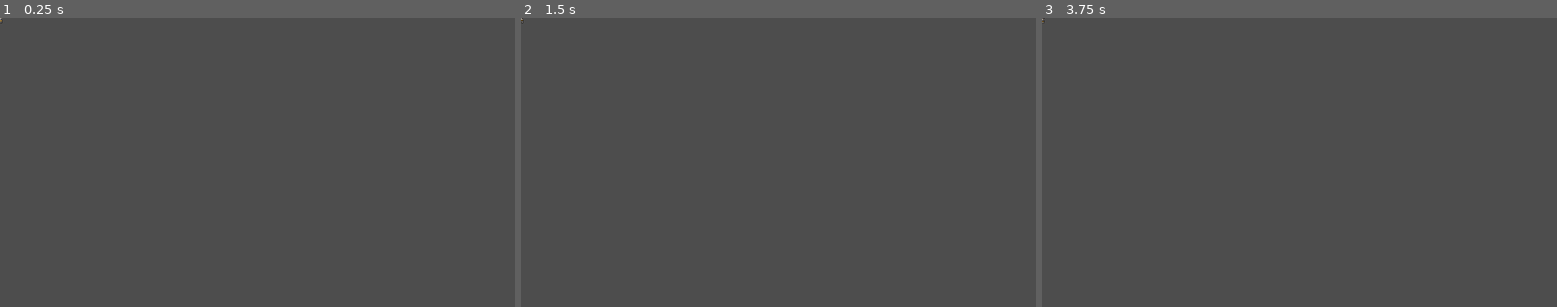
Above: before the commit, frames 1-3 (left to right).
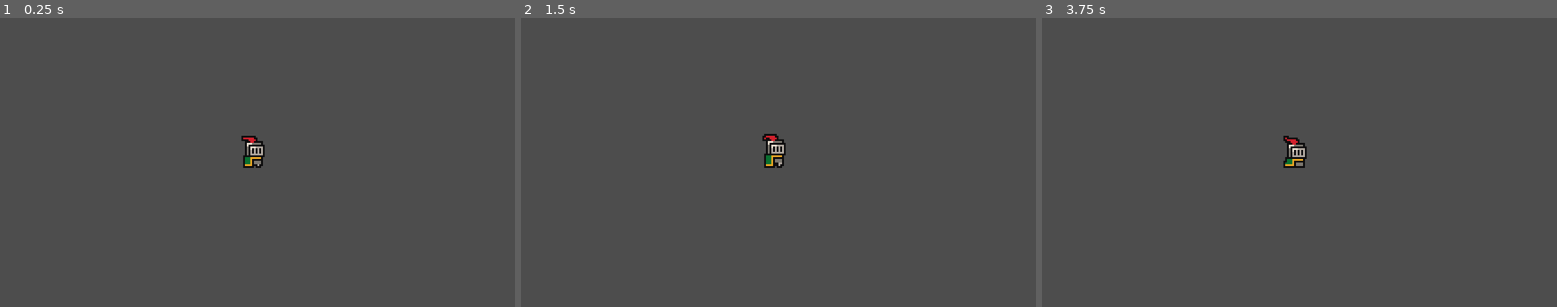
Above: after the commit, the same moments.

Repository: mallangmallang0619/out_of_time
Game: Godot game, scene res://scenes/game.tscn
Same seed, same stepped clock (60 frames per second), same inputs: the game is played once before the commit and once after it. Before the commit the project starts from res://player.tscn.
Inputs:
- Up to frame 1 (0.25 s): no input
- Up to frame 2 (1.5 s): tap Enter at 1.25 s
- Up to frame 3 (3.75 s): no input

The runs differ from the first frame. In frame 1, 0.4% of the frame differs, in the area x 0-52%, y 0-52%; in frame 2, 0.4%; in frame 3, 0.4%.

Commit message:
testing changes

Diff:
--- a/project.godot
+++ b/project.godot
@@ -11,7 +11,7 @@
 [application]
 
 config/name="out_of_time"
-run/main_scene="uid://c7wa8sy2q2s7r"
+run/main_scene="uid://blgife8kpigex"
 config/features=PackedStringArray("4.6", "GL Compatibility")
 config/icon="res://icon.svg"
 
--- a/game.tscn
+++ b/scenes/game.tscn
@@ -1,10 +1,10 @@
 [gd_scene format=3 uid="uid://blgife8kpigex"]
 
-[ext_resource type="PackedScene" uid="uid://c7wa8sy2q2s7r" path="res://player.tscn" id="1_80nbo"]
+[ext_resource type="PackedScene" uid="uid://c7wa8sy2q2s7r" path="res://scenes/player.tscn" id="1_uwrxv"]
 
 [node name="Game" type="Node2D" unique_id=1585317292]
 
-[node name="AnimatedSprite2D" parent="." unique_id=520757097 instance=ExtResource("1_80nbo")]
+[node name="AnimatedSprite2D" parent="." unique_id=520757097 instance=ExtResource("1_uwrxv")]
 position = Vector2(8, -12)
 
 [node name="Camera2D" type="Camera2D" parent="." unique_id=1562647636]
Renamed: player.tscn -> scenes/player.tscn
